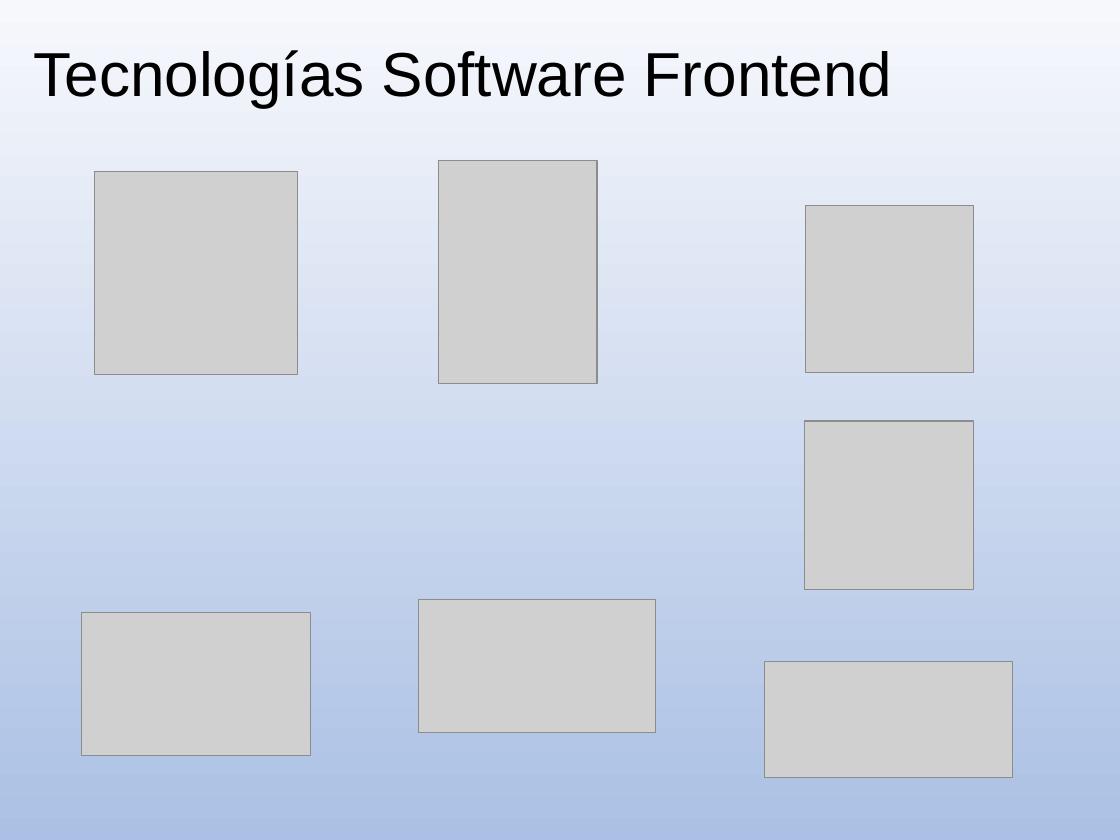
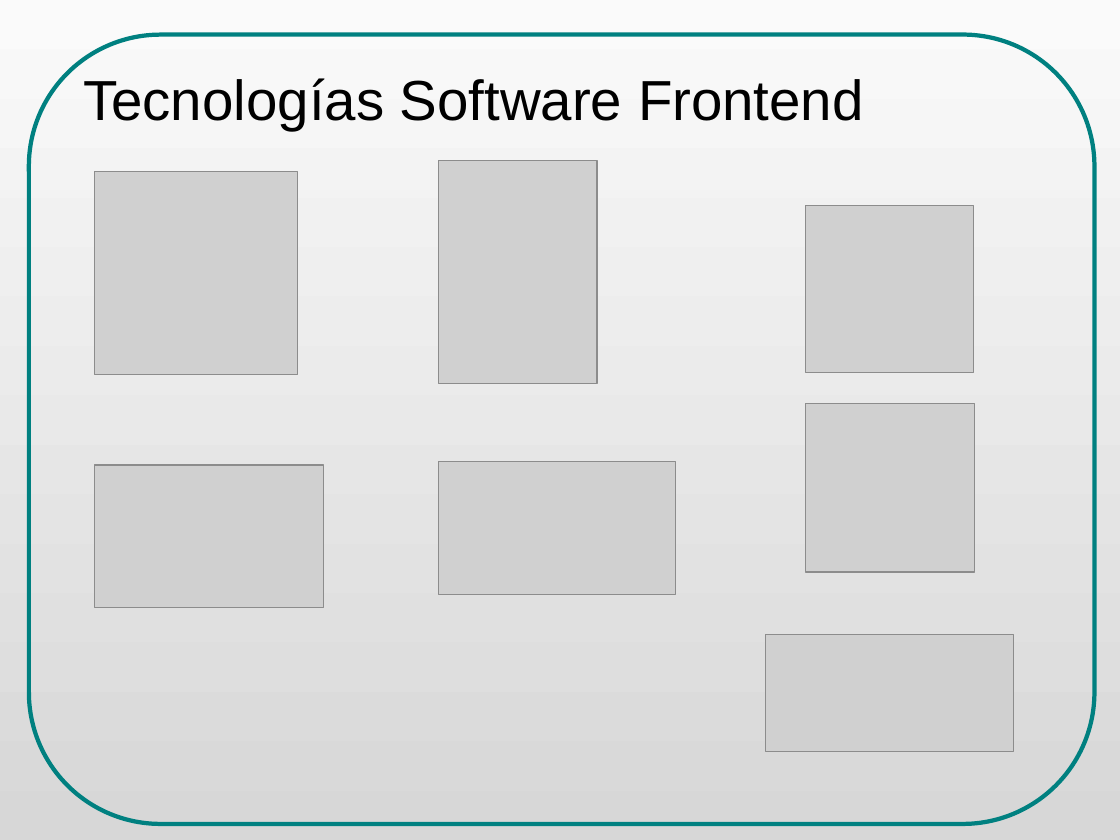
Before and after one commit to danielsalgadop/sac, a slide deck: slide 21 of docs/presentation/social_access_controller_ODP_final.odp (slide 20 before the commit). Drawn at 1120x840 pixels with LibreOffice and Linux fonts; fonts in the diff are those of the drawing; grey boxes stand for pictures. Boxes give left, top, right and bottom in pixels: in the first picture for what was removed or moved away, otherwise in the second. Text is boxed around its words. In the diff, an @@ line names an element or a change of style, - is before the commit and + after.

```diff
--- a/docs/presentation/social_access_controller_ODP_final.odp
+++ b/docs/presentation/social_access_controller_ODP_final.odp
@@ background gradient #F6F8FC to #ABC0E4 to gradient #FAFAFA to #D7D7D7 @@
@@ freeform shape added at (28,35,1095,824), outline #008080 3 pt @@
@@ title "Tecnologías Software Frontend": place and size @@
-title "Tecnologías Software Frontend" at (34,50,892,107)
+title "Tecnologías Software Frontend" at (83,78,864,130)
@@ title "Tecnologías Software Frontend" at (83,78,864,130): size 44 to 40 pt @@
@@ picture: place and size @@
-picture at (805,421,974,589)
+picture at (806,403,975,572)
@@ picture: place and size @@
-picture at (81,613,311,755)
+picture at (95,465,324,608)
@@ picture: place and size @@
-picture at (419,600,656,732)
+picture at (439,461,676,594)
@@ picture: place and size @@
-picture at (764,662,1013,779)
+picture at (765,635,1014,752)
```
Also in this commit, not shown: 40 other slides changed, 5 slides added, 3 slides removed, 4 other files.
